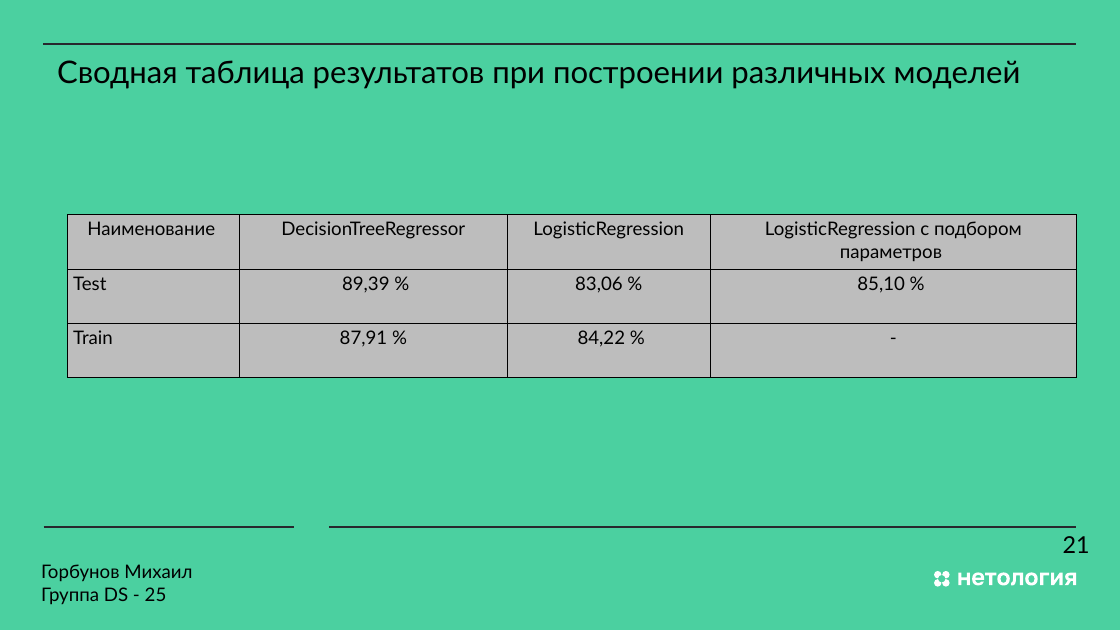
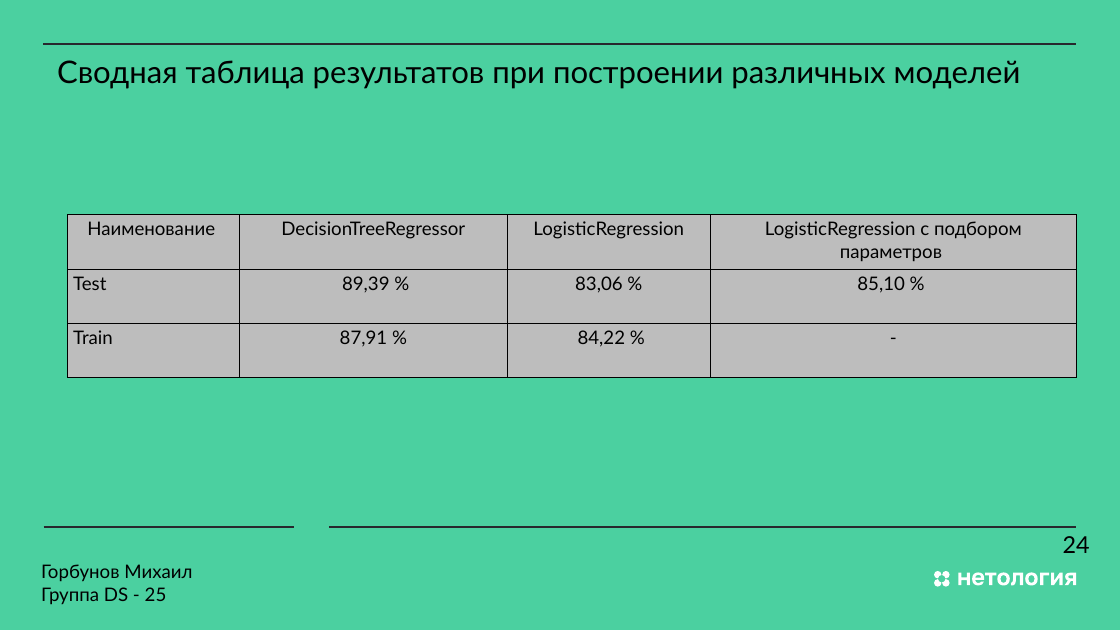
Before and after one commit to MS-max914/MX_2X, a slide deck: slide 24 of Diplom/10_10/Prezent.pptx. Drawn at 1120x630 pixels with LibreOffice and Linux fonts; fonts in the diff are those of the drawing. Boxes give left, top, right and bottom in pixels: in the first picture for what was removed or moved away, otherwise in the second. Text is boxed around its words. In the diff, an @@ line names an element or a change of style, - is before the commit and + after.

```diff
--- a/Diplom/10_10/Prezent.pptx
+++ b/Diplom/10_10/Prezent.pptx
@@ text at [1063,536,1090,553]: text changed @@
-21
+24
```
Also in this commit, not shown: 24 other slides changed.
